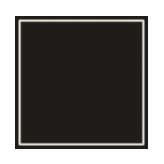
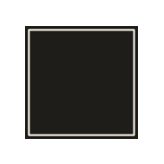
Before/after of a 164 × 164 layered artwork. What changed in the layer stack:
painted on "Layer 1" over [15, 16, 148, 149]
